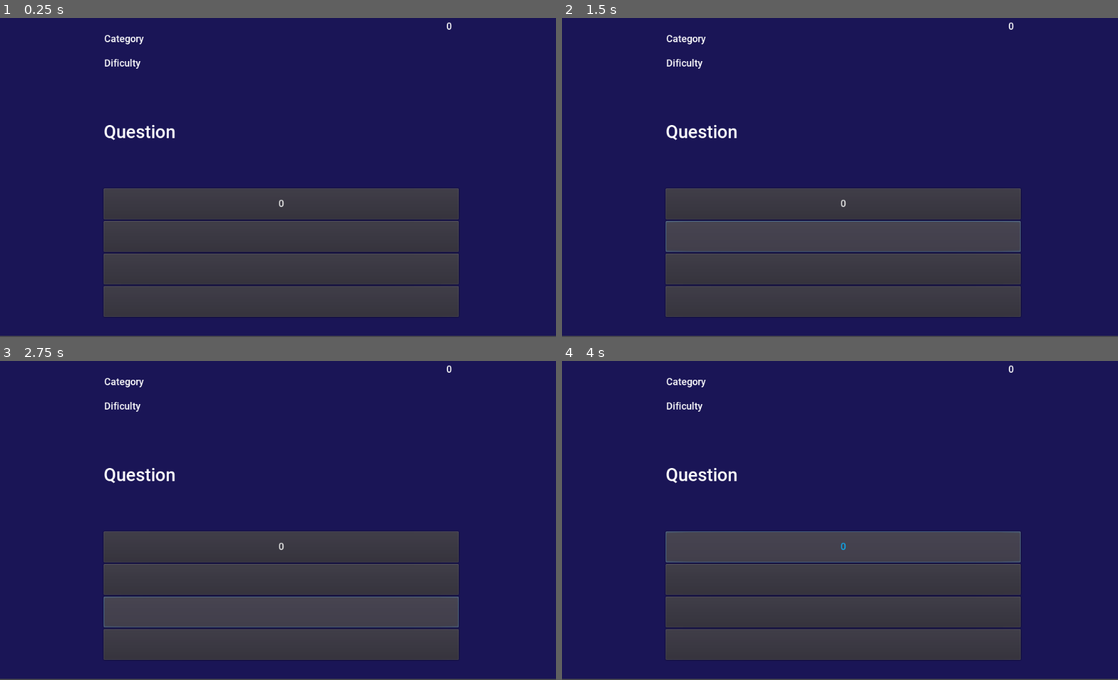
Above: before the commit, frames 1-4 (two rows, left to right).
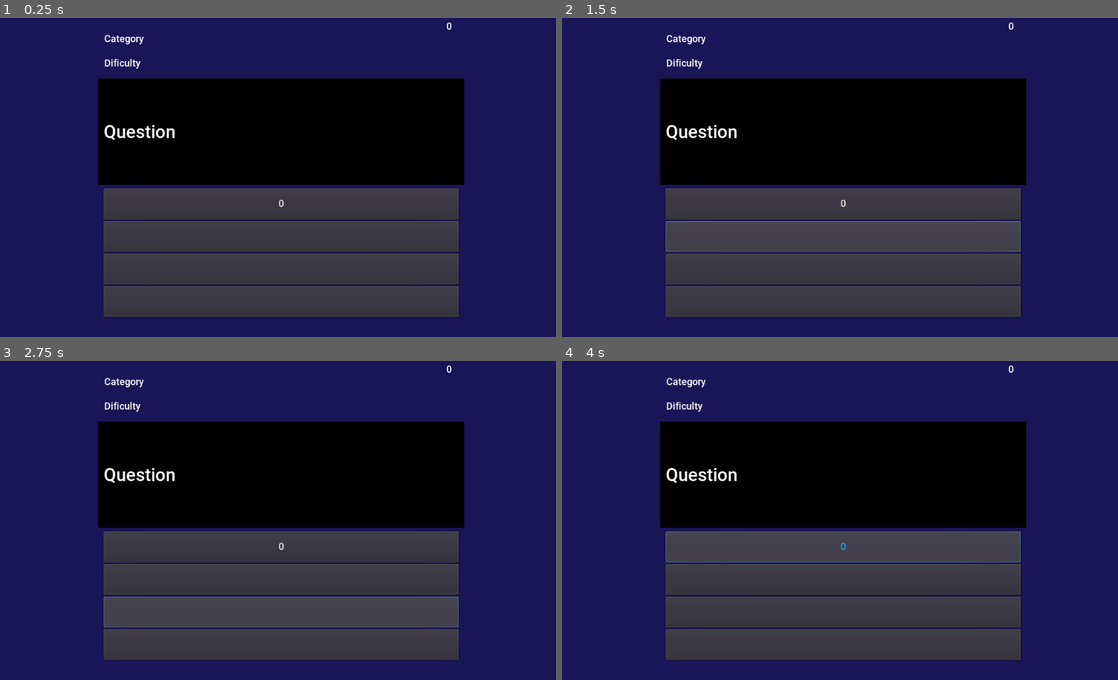
Above: after the commit, the same moments.

Repository: sp1nnek0p/OTDB
Game: Godot game, scene res://CanvasLayer.tscn
Same seed, same stepped clock (60 frames per second), same inputs: the game is played once before the commit and once after it.
Inputs (mouse positions are in pixels of both pictures, inside the frame that each line leads up to):
- Up to frame 1 (0.25 s): no input
- Up to frame 2 (1.5 s): click "0" at 0.5 s; click (845, 234) at 1.25 s
- Up to frame 3 (2.75 s): click (283, 613) at 2 s
- Up to frame 4 (4 s): click (845, 644) at 2.75 s; click "0" at 3.5 s

The runs differ from the first frame. In frame 1, 22% of the frame differs, in the area x 0-100%, y 18-100%; in frame 2, 22%; in frame 3, 22%; in frame 4, 22%.
Error in both runs: Invalid get index 'results' (on base: 'Nil'). (res://CanvasLayer.gd:80)

Commit message:
Added a colorRect to the scene

Diff:
--- a/CanvasLayer.tscn
+++ b/CanvasLayer.tscn
@@ -13,8 +13,8 @@
 [node name="HTTPRequest" type="HTTPRequest" parent="."]
 
 [node name="ColorRect" type="ColorRect" parent="."]
-margin_right = 1027.0
-margin_bottom = 598.0
+margin_right = 1025.0
+margin_bottom = 600.0
 color = Color( 0.105882, 0.0862745, 0.341176, 1 )
 
 [node name="Button" type="Button" parent="."]
@@ -23,6 +23,13 @@
 margin_top = 27.0
 margin_right = 63.0
 margin_bottom = 60.0
+
+[node name="ColorRect2" type="ColorRect" parent="."]
+margin_left = 181.0
+margin_top = 123.0
+margin_right = 855.0
+margin_bottom = 319.0
+color = Color( 0, 0, 0, 1 )
 
 [node name="Question" type="Label" parent="."]
 margin_left = 191.0
@@ -97,7 +104,6 @@
 text = "Dificulty"
 
 [node name="ConfirmationDialog" type="ConfirmationDialog" parent="."]
-visible = true
 anchor_left = 0.5
 anchor_top = 0.5
 anchor_right = 0.5
